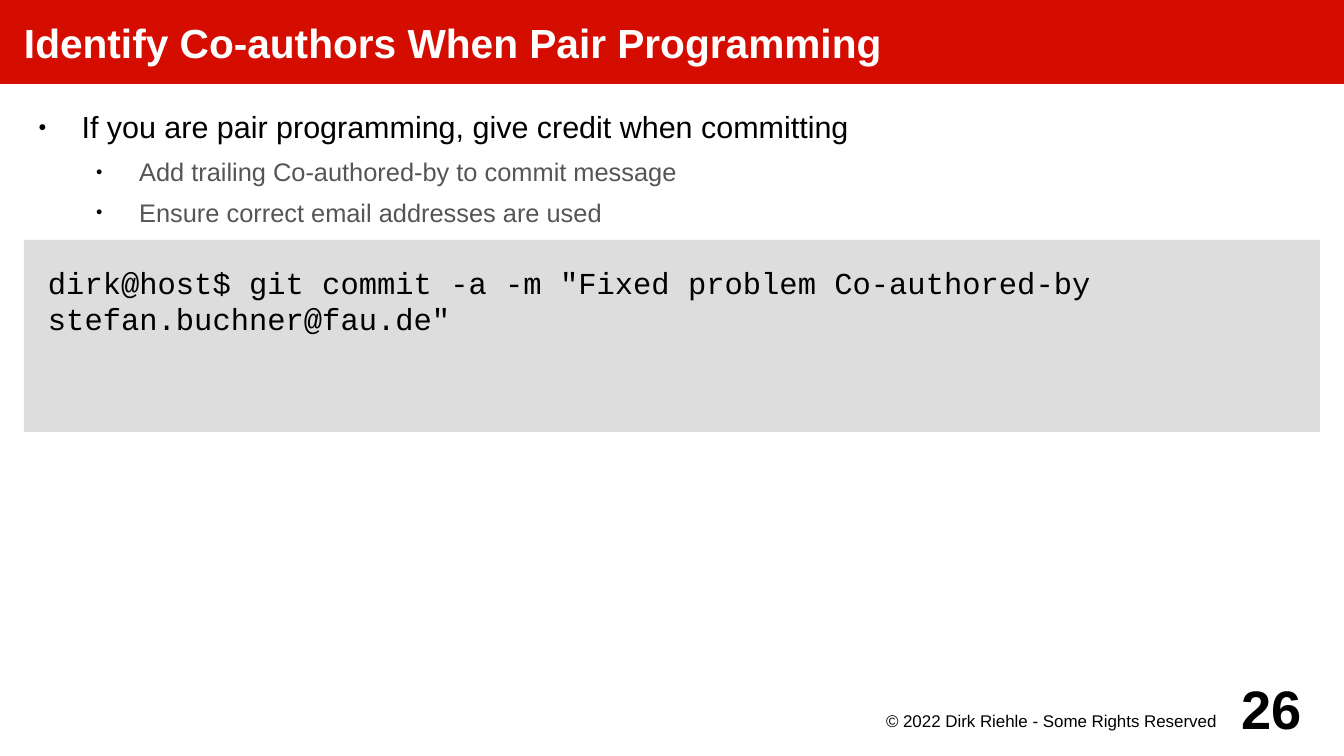
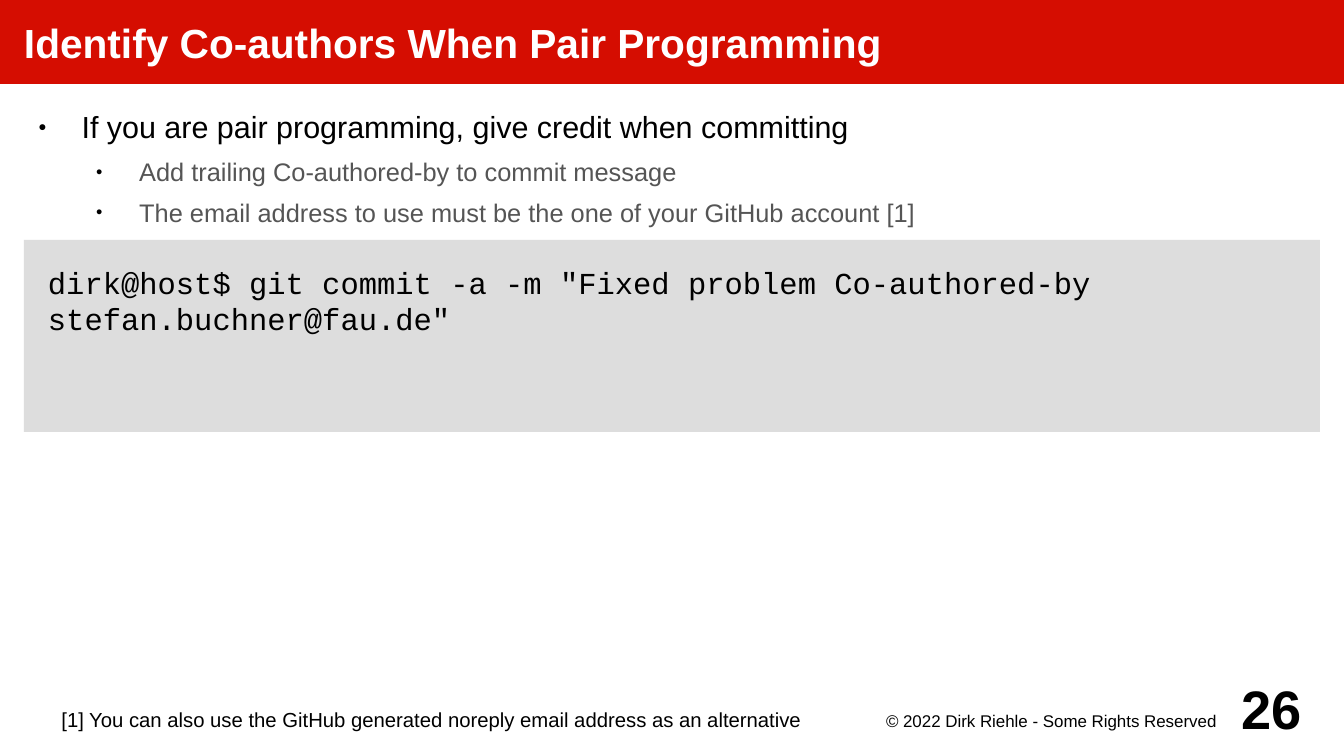
Before and after one commit to dirkriehle/amos-course, a slide deck: slide 26 of Lecture slides/AMOS A02 - Project Setup.odp. Drawn at 1344x756 pixels with LibreOffice and Linux fonts; fonts in the diff are those of the drawing. Boxes give left, top, right and bottom in pixels: in the first picture for what was removed or moved away, otherwise in the second. Text is boxed around its words. In the diff, an @@ line names an element or a change of style, - is before the commit and + after.

```diff
--- a/Lecture slides/AMOS A02 - Project Setup.odp
+++ b/Lecture slides/AMOS A02 - Project Setup.odp
@@ text at box(139, 203, 915, 227): text changed @@
-  ● Ensure correct email addresses are used
+  ● The email address to use must be the one of your GitHub account [1]
@@ text added at box(61, 712, 801, 732), 12 pt, text #000000 @@
+[1] You can also use the GitHub generated noreply email address as an alternative
```
Also in this commit, not shown: 2 other files.
